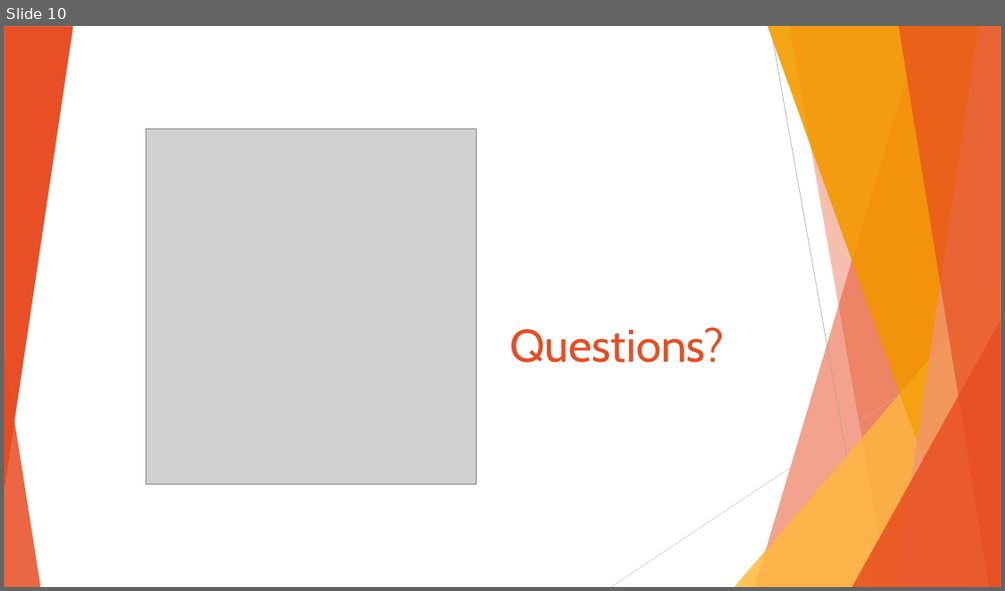
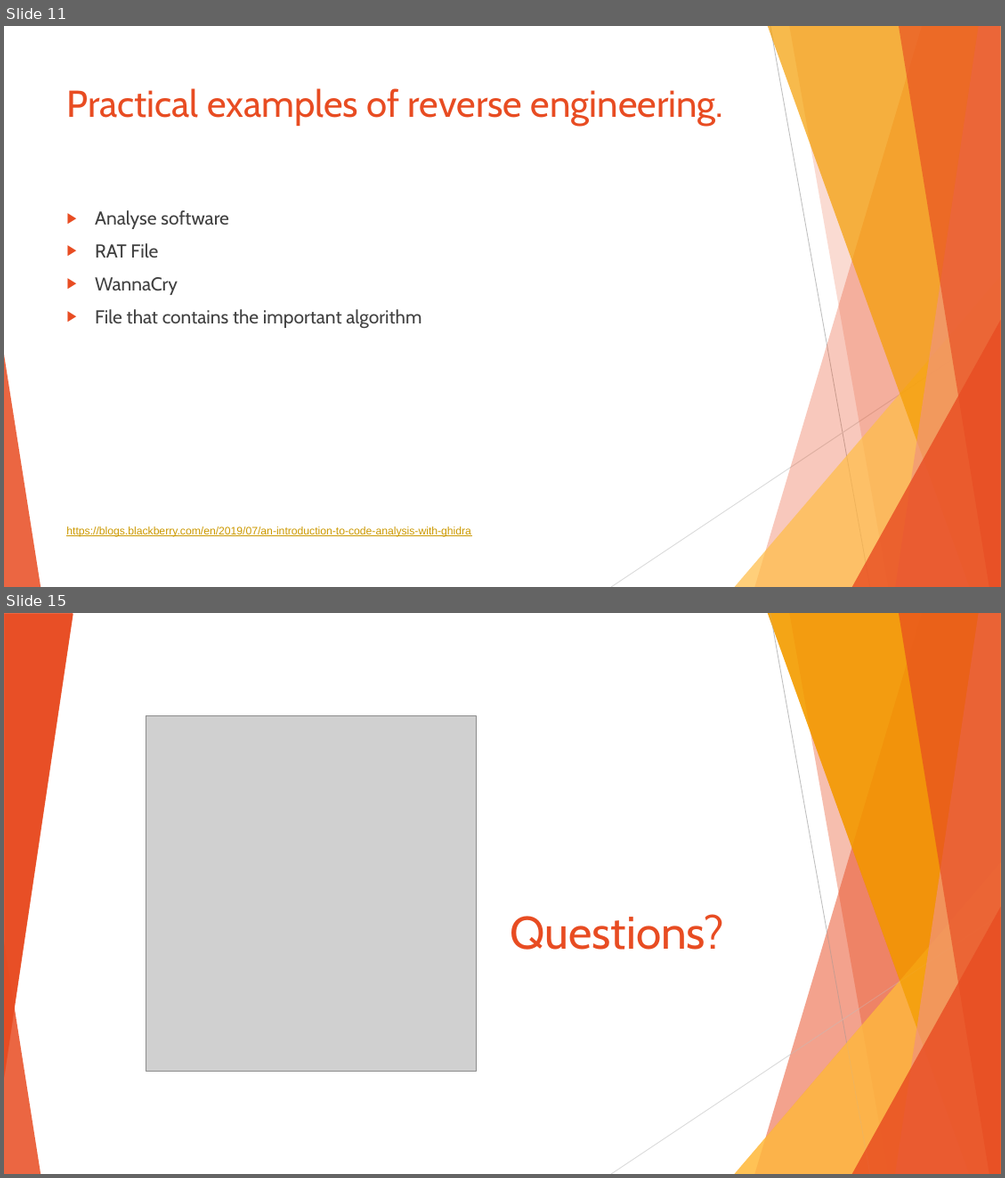
Before and after one commit to sebivenlo/ESDE-2022-Ghidra, a slide deck: Ghidra_Prep.pptx. Shown one above the other, each under a label of ours: slide 10 before the commit, slides 11 and 15 after it; the slides between them are not shown. The pictures are 1005x591 and 1005x1178 pixels, drawn with LibreOffice and Linux fonts; fonts in the diff are those of the drawing; grey boxes stand for pictures. Boxes give left, top, right and bottom in pixels: in the first picture for what was removed or moved away, otherwise in the second. Text is boxed around its words. In the diff, an @@ line names an element or a change of style, - is before the commit and + after.

```diff
--- a/Ghidra_Prep.pptx
+++ b/Ghidra_Prep.pptx
@@ slide 11 added at (x1=4, y1=26, x2=1001, y2=587), background #FFFFFF; not listed: 8 template elements that a slide beside it also shows @@
@@ line added from (770, 26) to (870, 587), #BFBFBF 0.75 pt @@
@@ title added at (x1=67, y1=88, x2=724, y2=126), 36 pt, text #E84C22 @@
+Practical examples of reverse engineering.
@@ text added at (x1=95, y1=210, x2=421, y2=329), 18 pt, text #404040 @@
+▶ Analyse software
+▶ RAT File
+▶ WannaCry
+▶ File that contains the important algorithm
@@ line added from (1001, 328) to (611, 587), #D9D9D9 0.75 pt @@
@@ text added at (x1=66, y1=526, x2=471, y2=537), 10.5 pt, text #CC9900, underline @@
+https://blogs.blackberry.com/en/2019/07/an-introduction-to-code-analysis-with-ghidra
@@ what was slide 10 is now slide 15 @@
```
Also in this commit, not shown: 7 slides changed, 5 other slides added, 1 slide removed.
